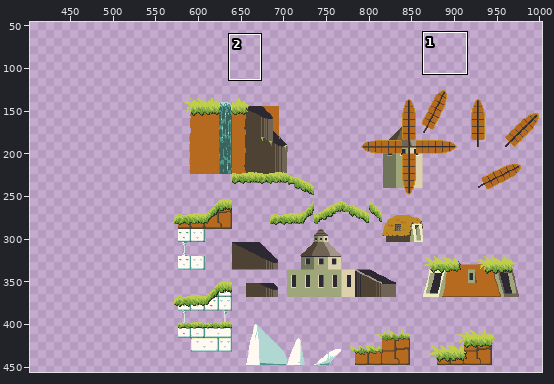
A pixel-art file gets an edit: assets/Tile/WastesWorking.ase. Above, an overview of the earlier version with the close-up marked.
Close-up. Before the edit:
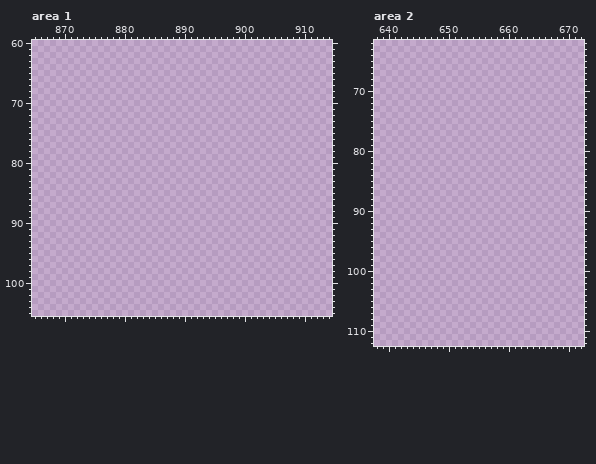
512x512 pixels, 1 frame. Colours within 5 levels of each other are drawn and written as one. Shown: area 1: x 865..914, y 60..105; area 2: x 638..672, y 62..112. The old version is drawn lined up with the new one, on the new canvas. The wide view leaves out empty margins. The commit also changed other parts of the picture, which this record leaves out.
After:
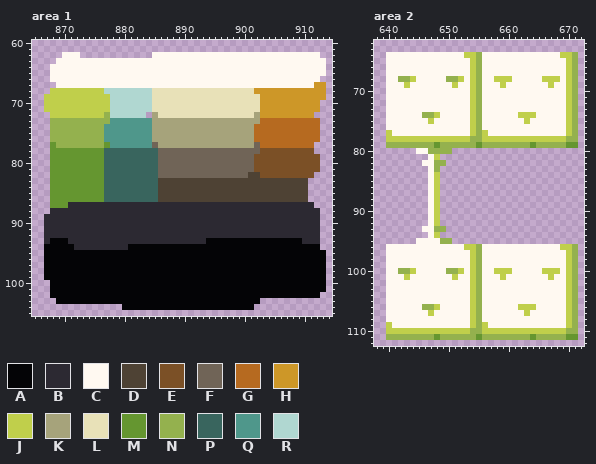
Palette (. is transparent): A #040406  B #2c2932  C #fff9f1  D #4e4234  E #7b5026  F #706457  G #b66a20  H #cd9728  J #c0cf4b  K #a6a37b  L #e8e1b8  M #659630  N #94b14e  P #39655e  Q #4f978b  R #b0d7d1
The exact change:
canvas 512x512 -> 1024x512, the old top-left corner now at 512,0
Changed rows in their new state; - is an unchanged pixel.
Area 1:
first column x 867:
 62 ---CCC------------CCCCCCCCCCCCCCCCCCCCCCCCCCCC-
 63 --CCCCCCCCCCCCCCCCCCCCCCCCCCCCCCCCCCCCCCCCCCCCC
 64 -CCCCCCCCCCCCCCCCCCCCCCCCCCCCCCCCCCCCCCCCCCCCCC
 65 -CCCCCCCCCCCCCCCCCCCCCCCCCCCCCCCCCCCCCCCCCCCCCC
 66 -CCCCCCCCCCCCCCCCCCCCCCCCCCCCCCCCCCCCCCCCCCCCC-
 67 --CCCCCCCCCCCCCCCCCCCCCCCCCCCCCCCCCCCCCCCCCCCHH
 68 -JJJJJJJJJRRRRRRRRLLLLLLLLLLLLLLLLLHHHHHHHHHHHH
 69 JJJJJJJJJJJRRRRRRRLLLLLLLLLLLLLLLLLLHHHHHHHHHHH
 70 JJJJJJJJJJJRRRRRRRLLLLLLLLLLLLLLLLLLHHHHHHHHHH-
 71 JJJJJJJJJJJRRRRRRRLLLLLLLLLLLLLLLLLLHHHHHHHHHH-
 72 -JJJJJJJJJNRRRRRR-KLLLLLLLLLLLLLLLLKHHHHHHHHH--
 73 -NNNNNNNNNNQQQQQQQKKKKKKKKKKKKKKKKKKGGGGGGGGGG-
 74 -NNNNNNNNNQQQQQQQQKKKKKKKKKKKKKKKKKGGGGGGGGGGG-
 75 -NNNNNNNNNQQQQQQQQKKKKKKKKKKKKKKKKKGGGGGGGGGGG-
 76 -NNNNNNNNNQQQQQQQQKKKKKKKKKKKKKKKKKGGGGGGGGGGG-
 77 -MNNNNNNNNMQQQQQQQFKKKKKKKKKKKKKKKKFGGGGGGGGG--
 78 -MMMMMMMMMPPPPPPPPPFFFFFFFFFFFFFFFFFEEEEEEEEE--
 79 -MMMMMMMMMPPPPPPPPPFFFFFFFFFFFFFFFFEEEEEEEEEEE-
 80 -MMMMMMMMMPPPPPPPPPFFFFFFFFFFFFFFFFEEEEEEEEEEE-
 81 -MMMMMMMMMPPPPPPPPPFFFFFFFFFFFFFFFFEEEEEEEEEEE-
 82 -MMMMMMMMMPPPPPPPPPFFFFFFFFFFFFFFFDDEEEEEEEEE--
 83 -MMMMMMMMMPPPPPPPPPDDDDDDDDDDDDDDDDDDDDDDDDD---
 84 -MMMMMMMMMPPPPPPPPPDDDDDDDDDDDDDDDDDDDDDDDDD---
 85 -MMMMMMMMMPPPPPPPPPDDDDDDDDDDDDDDDDDDDDDDDDD---
 86 -MMMMMMMMMPPPPPPPPPDDDDDDDDDDDDDDDDDDDDDDDDD---
 87 -MMMBBBBBBBBBBBBBBBBBBBBBBBBBBBBBBBBBBBBBBBBB--
 88 -BBBBBBBBBBBBBBBBBBBBBBBBBBBBBBBBBBBBBBBBBBBBB-
 89 BBBBBBBBBBBBBBBBBBBBBBBBBBBBBBBBBBBBBBBBBBBBBB-
 90 BBBBBBBBBBBBBBBBBBBBBBBBBBBBBBBBBBBBBBBBBBBBBB-
 91 BBBBBBBBBBBBBBBBBBBBBBBBBBBBBBBBBBBBBBBBBBBBBB-
 92 BBBBBBBBBBBBBBBBBBBBBBBBBBBBBBBBBBBBBBBBBBBBBB-
 93 BAAABBBBBBBBBBBBBBBBBBBBBBBAAAAAAAAAAAAAAAABBB-
 94 AAAAABBBBBBBBBAAAAAAAAAAAAAAAAAAAAAAAAAAAAAAAA-
 95 AAAAAAAAAAAAAAAAAAAAAAAAAAAAAAAAAAAAAAAAAAAAAAA
 96 AAAAAAAAAAAAAAAAAAAAAAAAAAAAAAAAAAAAAAAAAAAAAAA
 97 AAAAAAAAAAAAAAAAAAAAAAAAAAAAAAAAAAAAAAAAAAAAAAA
 98 AAAAAAAAAAAAAAAAAAAAAAAAAAAAAAAAAAAAAAAAAAAAAAA
 99 AAAAAAAAAAAAAAAAAAAAAAAAAAAAAAAAAAAAAAAAAAAAAAA
100 -AAAAAAAAAAAAAAAAAAAAAAAAAAAAAAAAAAAAAAAAAAAAAA
101 -AAAAAAAAAAAAAAAAAAAAAAAAAAAAAAAAAAAAAAAAAAAAAA
102 -AAAAAAAAAAAAAAAAAAAAAAAAAAAAAAAAAAAAAAAAAAAAA-
103 --AAAAAAAAAAAAAAAAAAAAAAAAAAAAAAAAAA-----------
104 -------------AAAAAAAAAAAAAAAAAAAAAA------------
Area 2:
first column x 640:
 64 CCCCCCCCCCCCCJJNCCCCCCCCCCCCCJJN
 65 CCCCCCCCCCCCCCJNCCCCCCCCCCCCCCJN
 66 CCCCCCCCCCCCCCJNCCCCCCCCCCCCCCJN
 67 CCCCCCCCCCCCCCJNCCCCCCCCCCCCCCJN
 68 CCNNJCCCCCNNJCJNCCJJJCCCCCJJJCJN
 69 CCCJCCCCCCCJCCJNCCCJCCCCCCCJCCJN
 70 CCCCCCCCCCCCCCJNCCCCCCCCCCCCCCJN
 71 CCCCCCCCCCCCCCJNCCCCCCCCCCCCCCJN
 72 CCCCCCCCCCCCCCJNCCCCCCCCCCCCCCJN
 73 CCCCCCCCCCCCCCJNCCCCCCCCCCCCCCJN
 74 CCCCCCNNJCCCCCJNCCCCCCJJJCCCCCJN
 75 CCCCCCCJCCCCCCJNCCCCCCCJCCCCCCJN
 76 CCCCCCCCCCCCCCJNCCCCCCCCCCCCCCJN
 77 JCCCCCCCCCCCCCJNJCCCCCCCCCCCCCJN
 78 JJJJJJJJJJJJJJNNJJJJJJJJJJJJJJNN
 79 NNNNNNNNMNNNNNNMNNNNNNNNMNNNNNMM
 80 -----CCNNNN---------------------
 81 -------CJ-----------------------
 82 ------CCNN----------------------
 83 -------CN-----------------------
 84 -------CJ-----------------------
 85 -------CJ-----------------------
 86 -------CJ-----------------------
 87 -------CJ-----------------------
 88 -------CJ-----------------------
 89 -------CJ-----------------------
 90 -------CJ-----------------------
 91 -------CJ-----------------------
 92 -------CJ-----------------------
 93 ------CCNN----------------------
 94 -------CJ-----------------------
 95 -----CCCCNN---------------------
 96 CCCCCCCCCCCCCJJNCCCCCCCCCCCCCJJN
 97 CCCCCCCCCCCCCCJNCCCCCCCCCCCCCCJN
 98 CCCCCCCCCCCCCCJNCCCCCCCCCCCCCCJN
 99 CCCCCCCCCCCCCCJNCCCCCCCCCCCCCCJN
100 CCNNJCCCCCNNJCJNCCJJJCCCCCJJJCJN
101 CCCJCCCCCCCJCCJNCCCJCCCCCCCJCCJN
102 CCCCCCCCCCCCCCJNCCCCCCCCCCCCCCJN
103 CCCCCCCCCCCCCCJNCCCCCCCCCCCCCCJN
104 CCCCCCCCCCCCCCJNCCCCCCCCCCCCCCJN
105 CCCCCCCCCCCCCCJNCCCCCCCCCCCCCCJN
106 CCCCCCNNJCCCCCJNCCCCCCJJJCCCCCJN
107 CCCCCCCJCCCCCCJNCCCCCCCJCCCCCCJN
108 CCCCCCCCCCCCCCJNCCCCCCCCCCCCCCJN
109 JCCCCCCCCCCCCCJNJCCCCCCCCCCCCCJN
110 JJJJJJJJJJJJJJNNJJJJJJJJJJJJJJNN
111 NNNNNNNNMNNNNNNMNNNNNNNNMNNNNNMM
